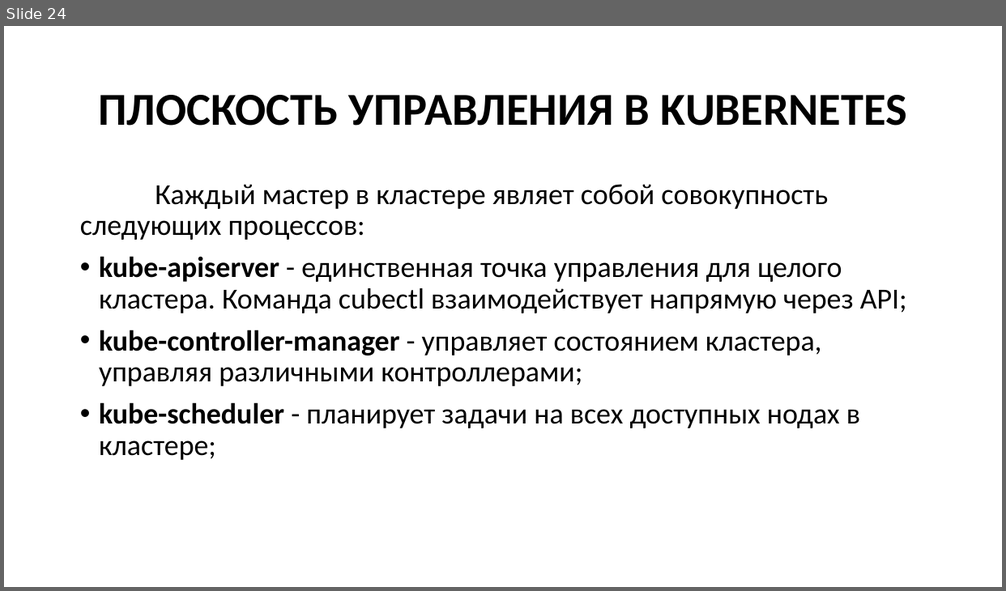
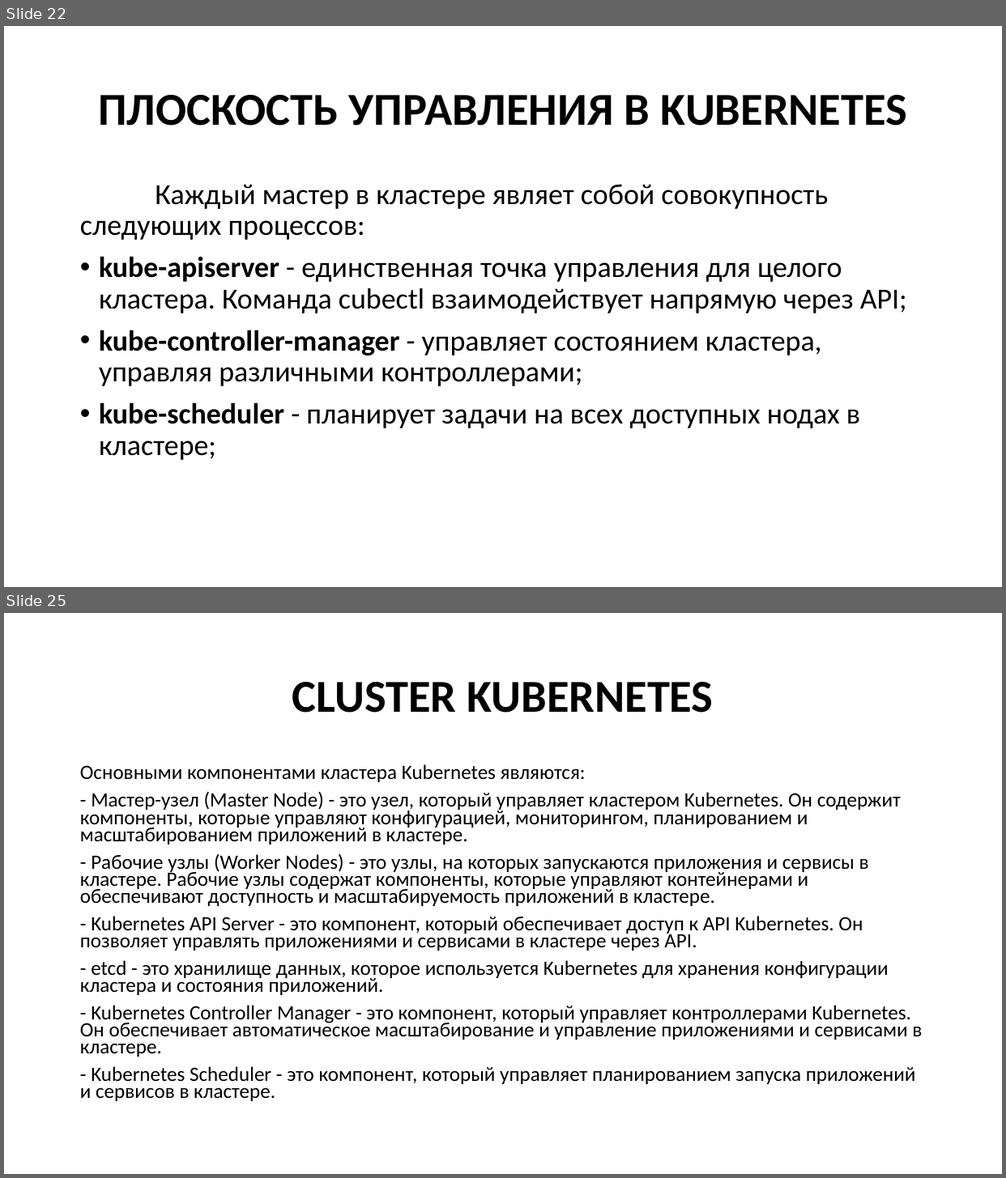
Before and after one commit to Kollekcioner47/k8s, a slide deck: k8s.pptx. Shown one above the other, each under a label of ours: slide 24 before the commit, slides 22 and 25 after it; the slides between them are not shown. The pictures are 1006x591 and 1006x1178 pixels, drawn with LibreOffice and Linux fonts; fonts in the diff are those of the drawing. Boxes give left, top, right and bottom in pixels: in the first picture for what was removed or moved away, otherwise in the second. Text is boxed around its words. In the diff, an @@ line names an element or a change of style, - is before the commit and + after.

```diff
--- a/k8s.pptx
+++ b/k8s.pptx
@@ slide 25 added at [4, 613, 1002, 1174], background #FFFFFF @@
@@ title added at [292, 682, 713, 713], 44 pt, text #000000, bold @@
+CLUSTER KUBERNETES
@@ text added at [80, 764, 922, 1101], 19.6 pt, text #000000 @@
+Основными компонентами кластера Kubernetes являются:
+- Мастер-узел (Master Node) - это узел, который управляет кластером Kubernetes. Он содержит компоненты, которые управляют конфигурацией, мониторингом, планированием и масштабированием приложений в кластере.
+- Рабочие узлы (Worker Nodes) - это узлы, на которых запускаются приложения и сервисы в кластере. Рабочие узлы содержат компоненты, которые управляют контейнерами и обеспечивают доступность и масштабируемость приложений в кластере.
+- Kubernetes API Server - это компонент, который обеспечивает доступ к API Kubernetes. Он позволяет управлять приложениями и сервисами в кластере через API.
+- etcd - это хранилище данных, которое используется Kubernetes для хранения конфигурации кластера и состояния приложений.
+- Kubernetes Controller Manager - это компонент, который управляет контроллерами Kubernetes. Он обеспечивает автоматическое масштабирование и управление приложениями и сервисами в кластере.
+- Kubernetes Scheduler - это компонент, который управляет планированием запуска приложений и сервисов в кластере.
@@ what was slide 24 is now slide 22 @@
```
Also in this commit, not shown: 5 slides changed, 50 other slides added, 5 slides removed.
